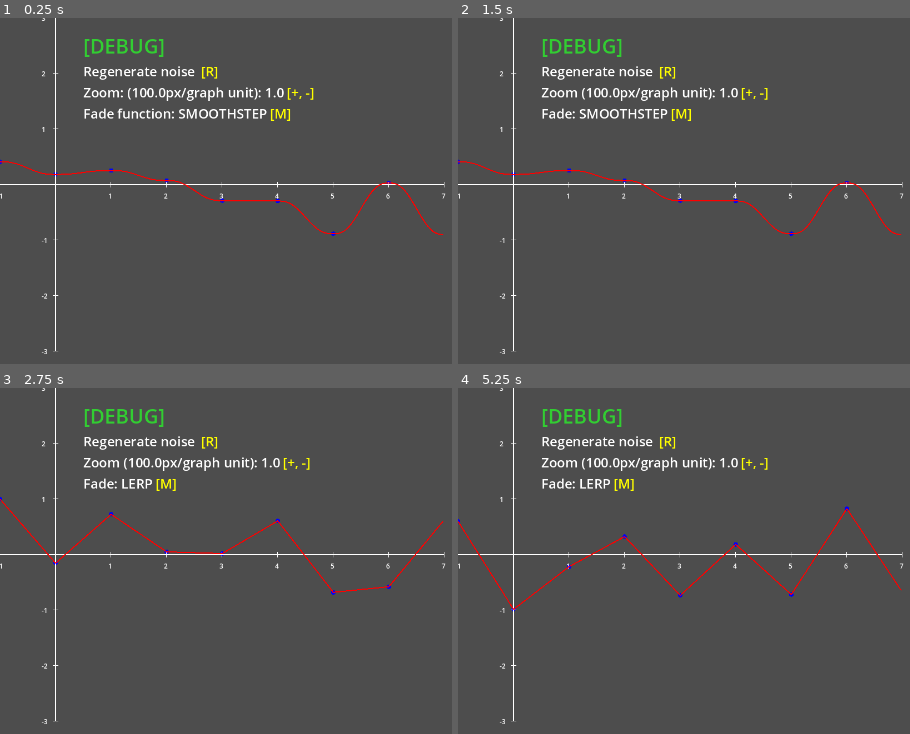
Above: before the commit, frames 1-4 (two rows, left to right).
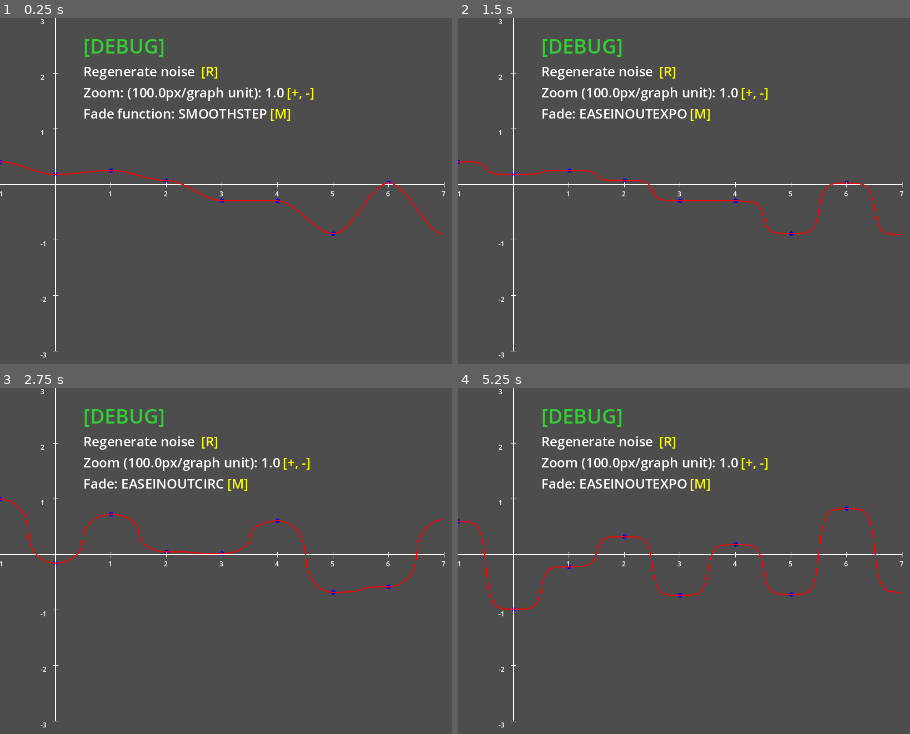
Above: after the commit, the same moments.

Repository: gavyn-ezell/fractal-noise-visualizers
Game: Godot game, scene res://1DPerlinVisualizer.tscn
Same seed, same stepped clock (60 frames per second), same inputs: the game is played once before the commit and once after it. The project has no main scene, so this scene is started directly.
Inputs:
- Up to frame 1 (0.25 s): no input
- Up to frame 2 (1.5 s): tap Enter at 0.5 s; tap M at 0.6, 1.35 s; tap Space at 1.25 s
- Up to frame 3 (2.75 s): tap Enter at 2 s; tap R at 2.1 s; tap M at 2.3 s
- Up to frame 4 (5.25 s): tap Space at 2.75, 4.25 s; tap M at 2.85, 3.6, 4.55, 5.1 s; tap Enter at 3.5 s; tap R at 4.35 s

The runs differ from the first frame. In frame 1, 0.7% of the frame differs, in the area x 0-99%, y 0-99%; in frame 2, 1.4%; in frame 3, 1.7%; in frame 4, 2.1%.

Commit message:
add some more easing functions

Diff:
--- a/1DPerlinVisualizer.gd
+++ b/1DPerlinVisualizer.gd
@@ -46,9 +46,12 @@
 
 	func draw_ticks(canvas: CanvasItem):
 		var tick_color = Color.WHITE
-		var tick_length = 10.0
+		# Scale tick length and font size based on zoom level
+		var base_tick_length = 10.0
+		var base_font_size = 12
+		var tick_length = base_tick_length * (pixels_per_unit / 100.0)  # Scale with zoom
+		var font_size = max(8, base_font_size * (pixels_per_unit / 100.0))  # Scale with zoom, min 8px
 		var line_width = 1.0
-		var font_size = 12
 
 		# Calculate how many units fit on screen
 		var units_left = int(graph_origin.x / pixels_per_unit)
@@ -71,11 +74,12 @@
 					line_width
 				)
 
-				# Draw label
+				# Draw label (scale offset based on font size)
 				var label_text = str(i)
+				var label_offset = 15 + (font_size / 2)  # Scale offset with font size
 				canvas.draw_string(
 					ThemeDB.fallback_font,
-					Vector2(x_pos - 5, graph_origin.y + 25),
+					Vector2(x_pos - 5, graph_origin.y + label_offset),
 					label_text,
 					HORIZONTAL_ALIGNMENT_CENTER,
 					-1,
@@ -98,11 +102,12 @@
 					line_width
 				)
 
-				# Draw label
+				# Draw label (scale offset based on font size)
 				var label_text = str(i)
+				var label_offset = 5 + (font_size / 2)  # Scale offset with font size
 				canvas.draw_string(
 					ThemeDB.fallback_font,
-					Vector2(graph_origin.x - 25, y_pos + 5),
+					Vector2(graph_origin.x - (15 + font_size), y_pos + label_offset),
 					label_text,
 					HORIZONTAL_ALIGNMENT_CENTER,
 					-1,
@@ -234,11 +239,10 @@
 	if event is InputEventKey and event.pressed:
 		match event.keycode:
 			KEY_M:
-				# Switch interpolation mode
-				if perlin_noise.fade_type == PerlinNoise.FadeType.LERP:
-					perlin_noise.fade_type = PerlinNoise.FadeType.SMOOTHSTEP
-				else:
-					perlin_noise.fade_type = PerlinNoise.FadeType.LERP
+				# circular movement switch between fade types
+				perlin_noise.fade_type = PerlinNoise.FadeType.values()[
+					(PerlinNoise.FadeType.values().find(perlin_noise.fade_type) + 1) % PerlinNoise.FadeType.values().size()
+				]
 				update_debug_ui()
 				print('switched fade type to ' + str(PerlinNoise.FadeType.keys()[perlin_noise.fade_type]))
 			KEY_EQUAL:
--- a/perlin.gd
+++ b/perlin.gd
@@ -3,7 +3,10 @@
 
 enum FadeType {
 	LERP,
-	SMOOTHSTEP
+	SMOOTHSTEP,
+	SMOOTHERSTEP,
+	EASEINOUTEXPO,
+	EASEINOUTCIRC,
 }
 
 var base_permutation = [ 151,160,137,91,90,15,
@@ -46,7 +49,27 @@
 		FadeType.LERP:
 			pass
 		FadeType.SMOOTHSTEP:
-			xf = xf * xf * xf * (xf * (xf * 6.0 - 15.0) + 10.0)
+			xf = xf * xf * (3.0 - 2.0 * xf);
+		FadeType.SMOOTHERSTEP:
+			xf = xf * xf * xf * (xf * (xf * 6.0 - 15.0) + 10.0);
+		FadeType.EASEINOUTEXPO:
+			var result = 0
+			if xf == 0:
+				result = 0
+			elif xf == 1:
+				result = 1
+			elif xf < 0.5:
+				result = pow(2.0, 20.0 * xf - 10.0) / 2.0
+			else:
+				result = (2.0 - pow(2.0, -20.0 * xf + 10.0)) / 2.0
+			xf = result
+		FadeType.EASEINOUTCIRC:
+			var result = 0
+			if xf < 0.5:
+				result = (1.0 - sqrt(1.0 - pow(2.0 * xf, 2.0))) / 2.0
+			else:
+				result = (sqrt(1.0 - pow(-2.0 * xf + 2.0, 2.0)) + 1.0) / 2.0
+			xf = result
 		_:
 			pass
 	return lerp(_hash1d(xi), _hash1d(xi + 1), xf)
